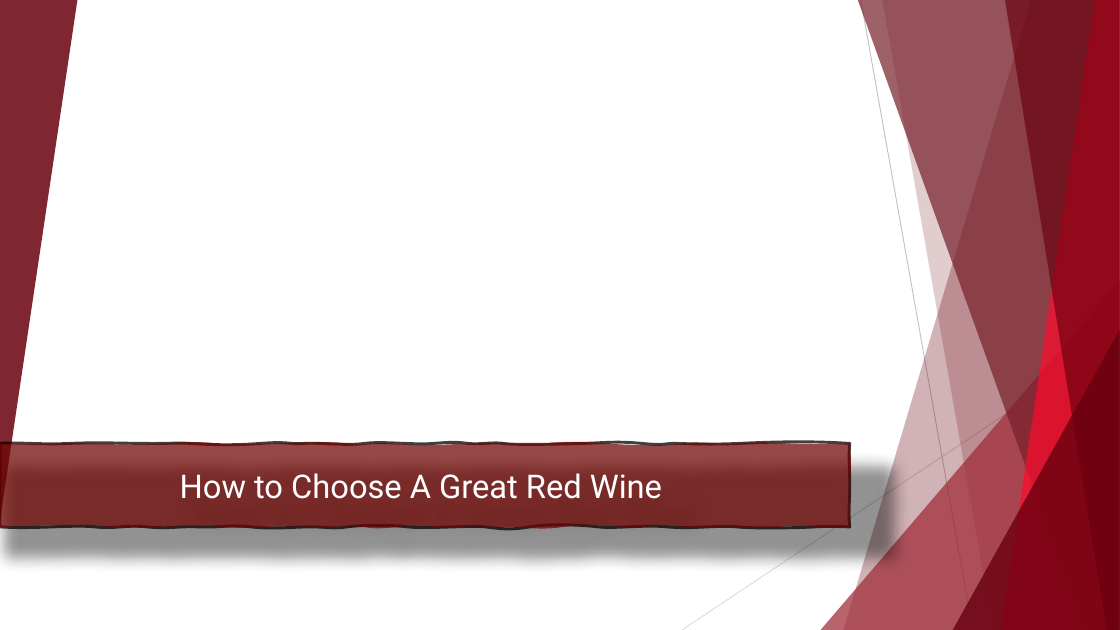
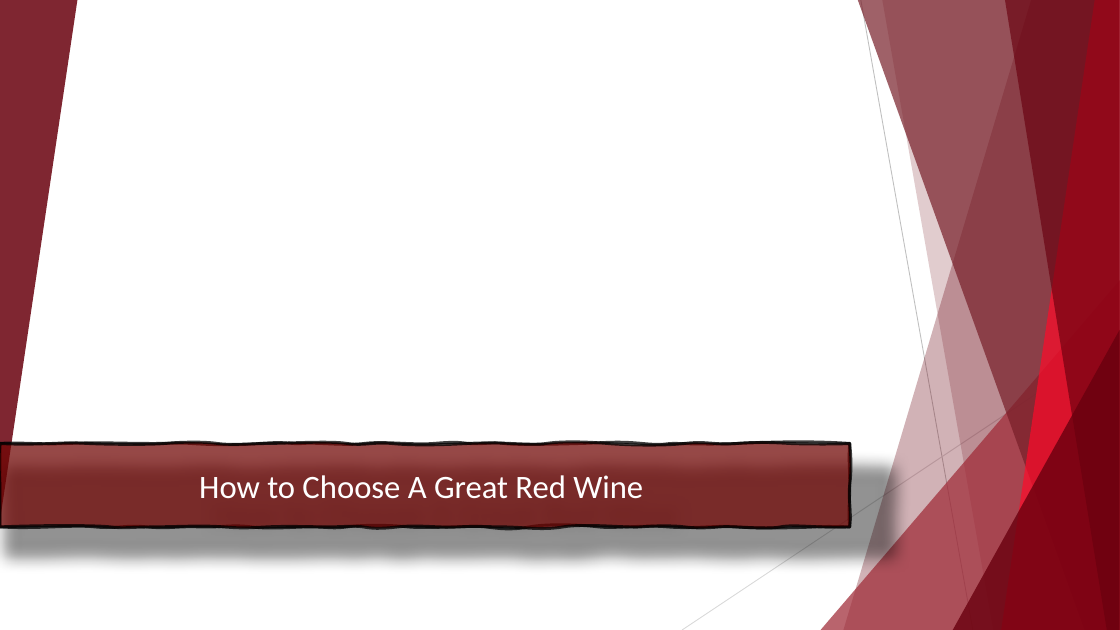
Before and after one commit to Phoebe-Moore/FinalProject, a slide deck: slide 1 of Red Wine Quality Analysis Presentation update.pptx. Drawn at 1120x630 pixels with LibreOffice and Linux fonts; fonts in the diff are those of the drawing; background and template pictures are left out. Boxes give left, top, right and bottom in pixels: in the first picture for what was removed or moved away, otherwise in the second. Text is boxed around its words. In the diff, an @@ line names an element or a change of style, - is before the commit and + after.

```diff
--- a/Red Wine Quality Analysis Presentation update.pptx
+++ b/Red Wine Quality Analysis Presentation update.pptx
@@ line (1120, 339) - (682, 630): stroke #D9D9D9 0.75 pt to #D8D8D8 0.75 pt @@
@@ freeform shape "How to Choose A Great ..." at (x1=0, y1=444, x2=850, y2=527): font Roboto to Calibri; outline redrawn @@
```
Also in this commit, not shown: 17 other slides changed, 5 slides added, 4 slides removed.
